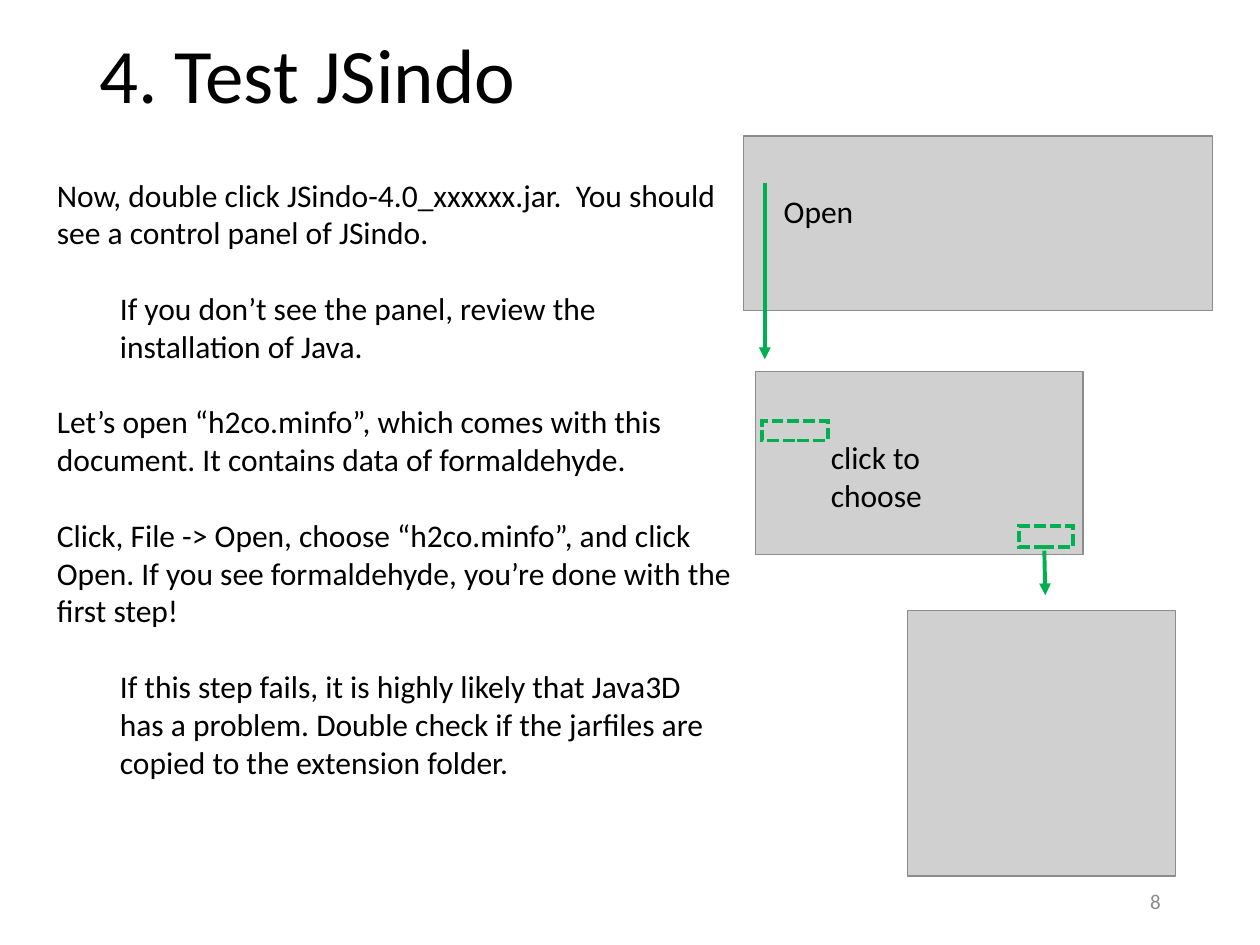
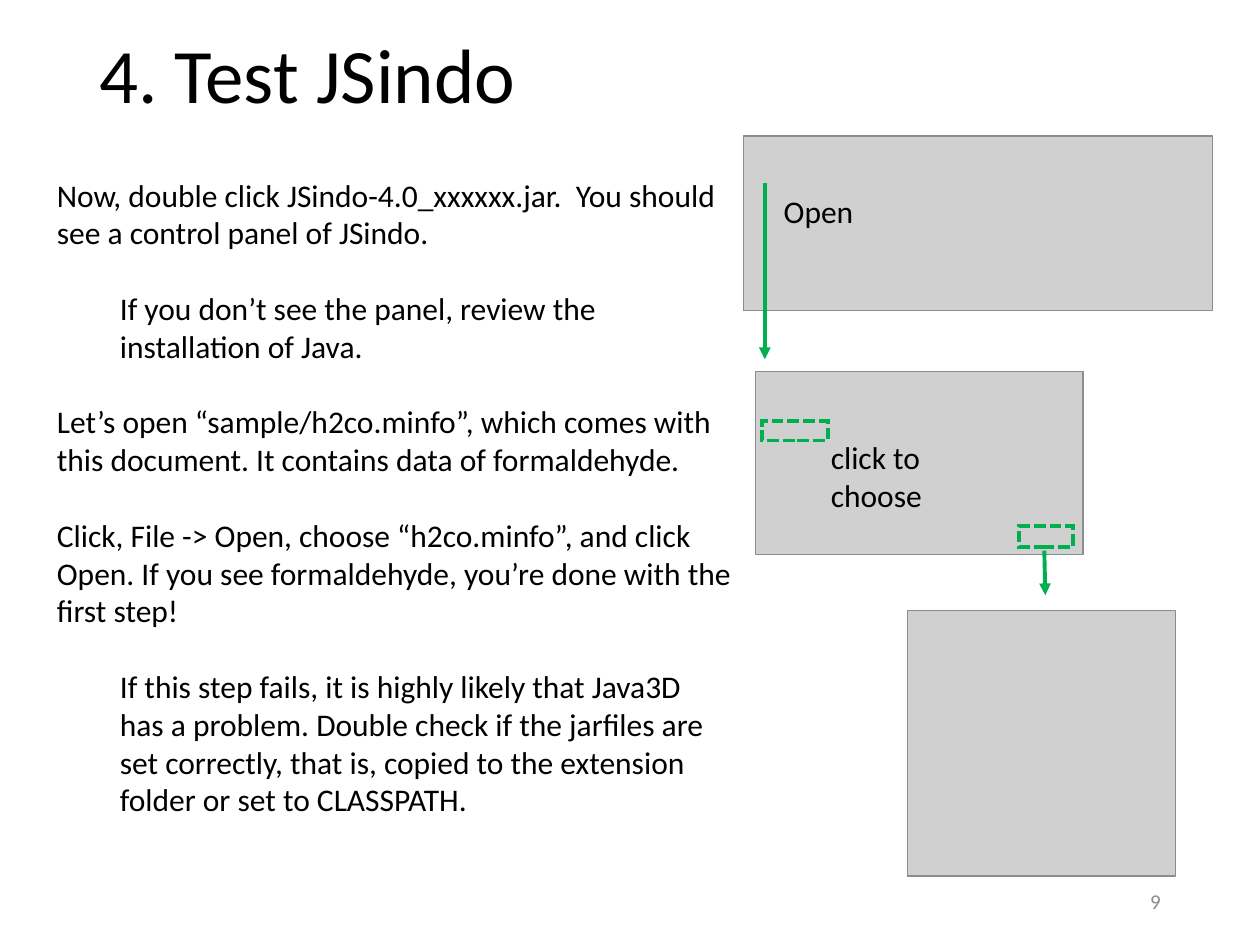
Before and after one commit to yagikiyoshi/sindo, a slide deck: slide 10 of doc/JSindo/install.pptx (slide 9 before the commit). Drawn at 1260x945 pixels with LibreOffice and Linux fonts; fonts in the diff are those of the drawing; grey boxes stand for pictures. Boxes give left, top, right and bottom in pixels: in the first picture for what was removed or moved away, otherwise in the second. Text is boxed around its words. In the diff, an @@ line names an element or a change of style, - is before the commit and + after.

Commit message:
created documents for JSindo, rename jar file to 4.0.beta

```diff
--- a/doc/JSindo/install.pptx
+++ b/doc/JSindo/install.pptx
@@ text at (57,410,711,476): text changed @@
-Let’s open “h2co.minfo”, which comes with this document. It contains data of formaldehyde.
+Let’s open “sample/h2co.minfo”, which comes with this document. It contains data of formaldehyde.
@@ text at (120,676,703,812): text changed @@
-  If this step fails, it is highly likely that Java3D has a problem. Double check if the jarfiles are copied to the extension folder.
+  If this step fails, it is highly likely that Java3D has a problem. Double check if the jarfiles are set correctly, that is, copied to the extension folder or set to CLASSPATH.
@@ page number at (1150,895,1161,909): text changed @@
-8
+9
```
Also in this commit, not shown: 9 other slides changed, 7 slides added, 2 slides removed, 13 other files.
